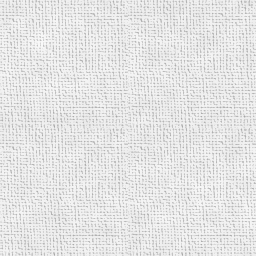
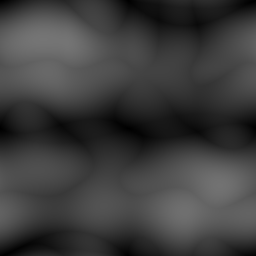
The second 256×256 image is a revision of the first. Changes to its layers:
hid "canvas copy" over [0, 0, 256, 256]
hid "canvas" over [0, 0, 256, 256]
